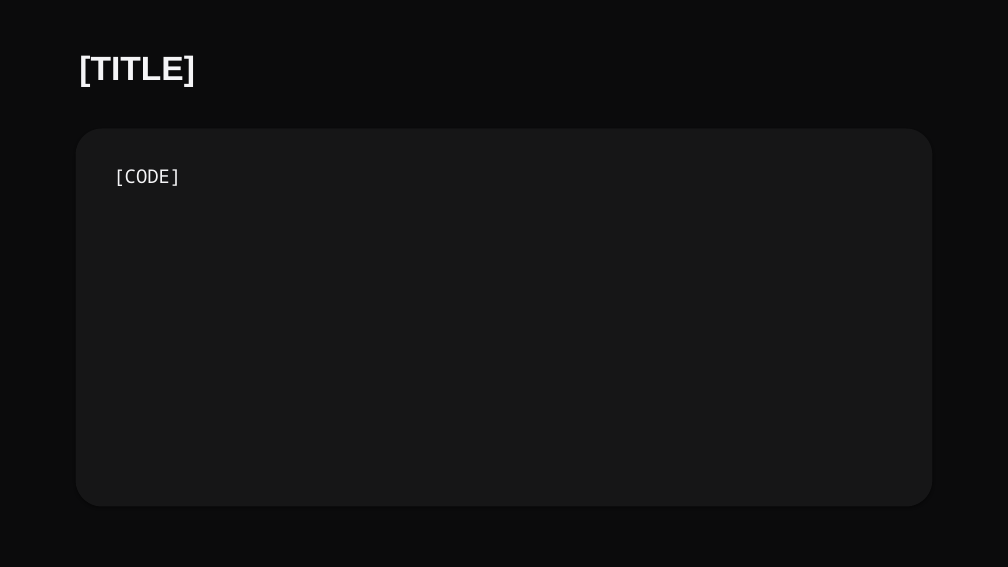
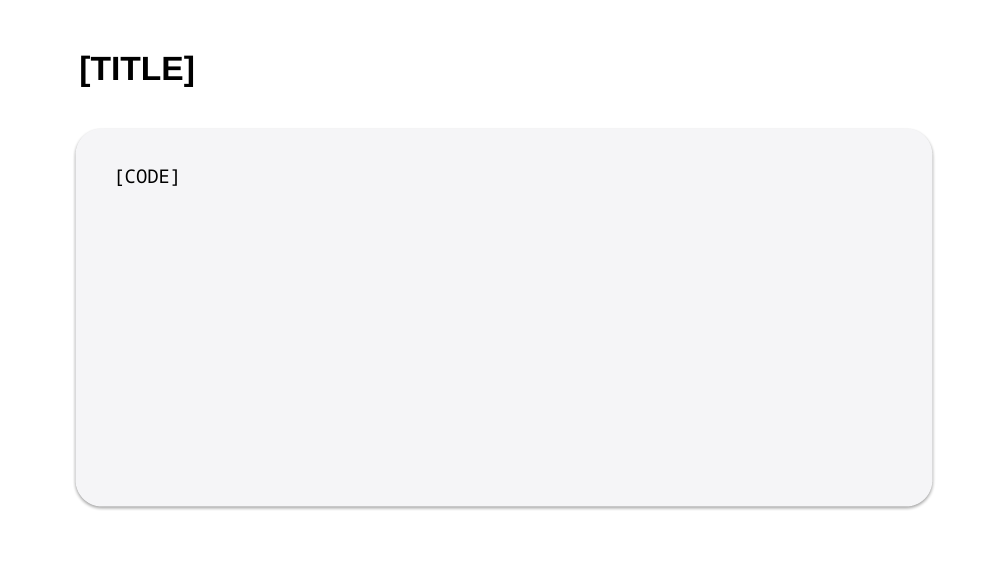
Before and after one commit to shaiky25/klu_big_data, a slide deck: slide 10 of skills/bda-weekly-deliverables/assets/session-template-apple-style.pptx. Drawn at 1008x567 pixels with LibreOffice and Linux fonts; fonts in the diff are those of the drawing. Boxes give left, top, right and bottom in pixels: in the first picture for what was removed or moved away, otherwise in the second. Text is boxed around its words. In the diff, an @@ line names an element or a change of style, - is before the commit and + after.

```diff
--- a/skills/bda-weekly-deliverables/assets/session-template-apple-style.pptx
+++ b/skills/bda-weekly-deliverables/assets/session-template-apple-style.pptx
@@ background #0B0B0C to #FFFFFF @@
@@ text "[TITLE]" at (x1=79, y1=55, x2=195, y2=87): text colour #F5F5F7 to #000000 @@
@@ rounded rectangle at (x1=76, y1=129, x2=932, y2=507): fill #161617 to #F5F5F7 @@
@@ text "[CODE]" at (x1=113, y1=169, x2=181, y2=186): text colour #F5F5F7 to #000000 @@
```
Also in this commit, not shown: 11 other slides changed, 6 other files.
